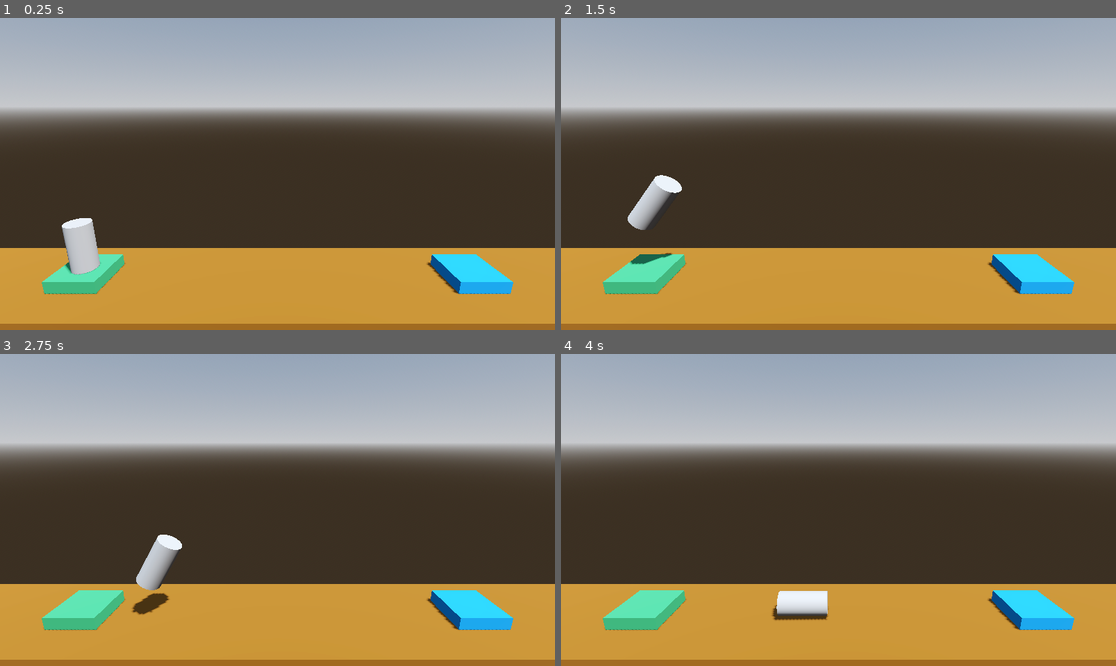
Above: before the commit, frames 1-4 (two rows, left to right).
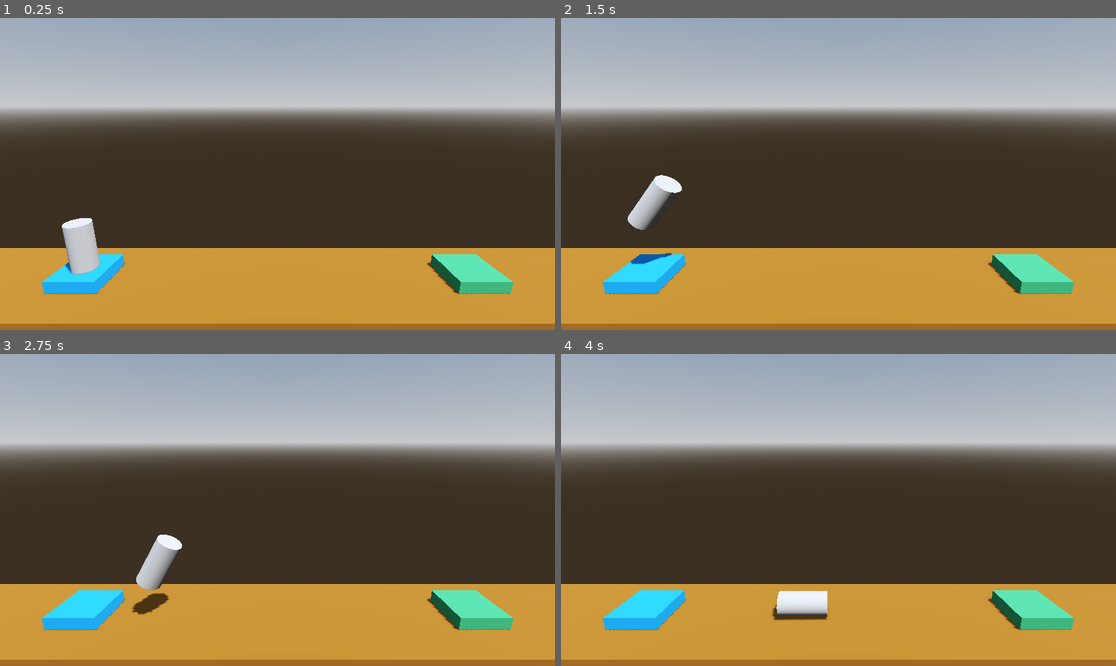
Above: after the commit, the same moments.

Repository: BerkayOzercan/Tutorial-Godot-Project-Boost
Game: Godot game, scene res://level.tscn
Same seed, same stepped clock (60 frames per second), same inputs: the game is played once before the commit and once after it.
Inputs:
- Up to frame 1 (0.25 s): no input
- Up to frame 2 (1.5 s): tap Enter at 0.5 s; hold D (rotate_right) 0.53-1.28 s; hold Space (boost) 0.53-1.28 s; hold A (rotate_left) from 1.28 s (still down); tap Space (boost) at 1.35 s
- Up to frame 3 (2.75 s): release A (rotate_left) at 2.03 s; hold D (rotate_right) from 2.03 s (still down); hold Space (boost) from 2.03 s (still down)
- Up to frame 4 (4 s): release Space (boost) at 2.78 s; tap Space (boost) at 2.85 s; release D (rotate_right) at 3.53 s; hold A (rotate_left) from 3.53 s (still down); hold Space (boost) from 3.53 s (still down)

The runs differ from the first frame. In frame 1, 2.4% of the frame differs, in the area x 7-93%, y 75-89%; in frame 2, 2.7%; in frame 3, 2.7%; in frame 4, 2.7%.

Commit message:
Edit : collision detection

Diff:
--- a/Player.gd
+++ b/Player.gd
@@ -4,8 +4,8 @@
 @export var torquePower : float = 0.0;
 
 # Called every frame. 'delta' is the elapsed time since the previous frame.
-func _process(_delta: float) -> void:
-	_press_spacebar(_delta)
+func _process(delta: float) -> void:
+	_press_spacebar(delta)
 	pass
 
 func _press_spacebar(delta : float) -> void:
@@ -15,3 +15,10 @@
 		apply_torque(Vector3(0.0, 0.0, torquePower * delta))
 	if Input.is_action_pressed("rotate_right"):
 		apply_torque(Vector3(0.0, 0.0, -torquePower * delta))
+
+func _on_body_entered(body:Node) -> void:
+	if "Goal" in body.get_groups():
+		print("You Win!")
+	elif "Hazard" in body.get_groups():
+		print("Your Crashed!")
+	pass # Replace with function body.
--- a/level.tscn
+++ b/level.tscn
@@ -27,20 +27,22 @@
 transform = Transform3D(0.642788, -0.663414, 0.383022, 0, 0.5, 0.866025, -0.766044, -0.55667, 0.321394, 0, 10, 0)
 shadow_enabled = true
 
-[node name="Floor" type="CSGBox3D" parent="."]
+[node name="Floor" type="CSGBox3D" parent="." groups=["Hazard"]]
 transform = Transform3D(1, 0, 0, 0, 1, 0, 0, 0, 1, 0, -4, 0)
 use_collision = true
 size = Vector3(30, 8, 5)
 material = ExtResource("1_ntjji")
 
-[node name="Lunch Pad" type="CSGBox3D" parent="."]
+[node name="LunchPad" type="CSGBox3D" parent="."]
 transform = Transform3D(1, 0, 0, 0, 1, 0, 0, 0, 1, -8, 0.25, 0)
+material_override = ExtResource("2_fki0h")
 use_collision = true
 size = Vector3(2, 0.5, 2)
 material = ExtResource("1_t7qwo")
 
-[node name="Landing Pad" type="CSGBox3D" parent="."]
+[node name="LandingPad" type="CSGBox3D" parent="." groups=["Goal"]]
 transform = Transform3D(1, 0, 0, 0, 1, 0, 0, 0, 1, 8, 0.25, 0)
+material_override = ExtResource("1_t7qwo")
 use_collision = true
 size = Vector3(2, 0.5, 2)
 material = ExtResource("2_fki0h")
--- a/player.tscn
+++ b/player.tscn
@@ -10,6 +10,8 @@
 axis_lock_linear_z = true
 axis_lock_angular_x = true
 axis_lock_angular_y = true
+max_contacts_reported = 10
+contact_monitor = true
 linear_damp = 1.0
 angular_damp = 3.0
 script = ExtResource("1_5bvro")
@@ -21,3 +23,5 @@
 
 [node name="CollisionShape3D" type="CollisionShape3D" parent="."]
 shape = SubResource("CylinderShape3D_eyjiq")
+
+[connection signal="body_entered" from="." to="." method="_on_body_entered"]
